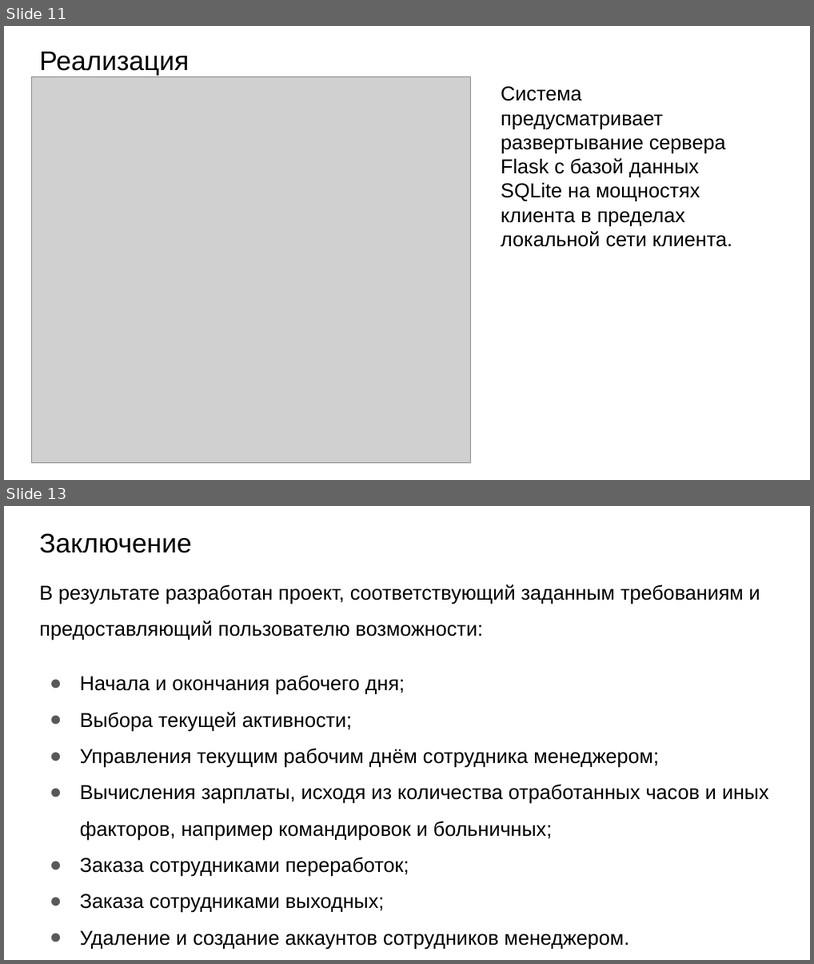
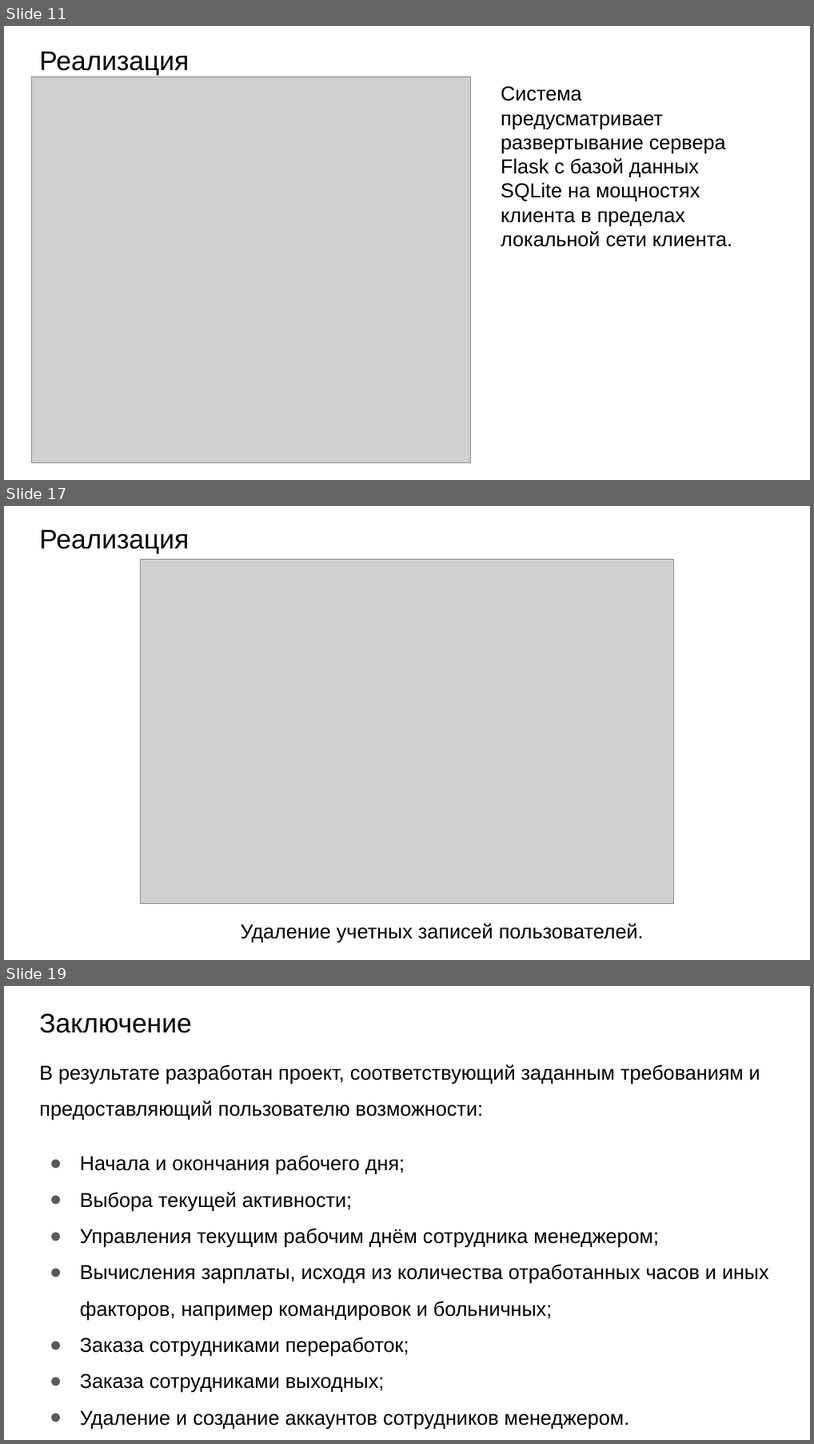
Before and after one commit to NikulinR/ITTimeRecording, a slide deck: Presentation.pptx. Shown one above the other, each under a label of ours: slides 11 and 13 before the commit, slides 11, 17 and 19 after it; the slides between them are not shown. The pictures are 814x964 and 814x1444 pixels, drawn with LibreOffice and Linux fonts; fonts in the diff are those of the drawing; grey boxes stand for pictures. Boxes give left, top, right and bottom in pixels: in the first picture for what was removed or moved away, otherwise in the second. Text is boxed around its words. In the diff, an @@ line names an element or a change of style, - is before the commit and + after.

```diff
--- a/Presentation.pptx
+++ b/Presentation.pptx
@@ slide 17 added at (4,506,810,960), background #FFFFFF @@
@@ title added at (39,530,189,554), 24 pt, text #000000 @@
+Реализация
@@ picture added at (140,560,674,904) @@
@@ text added at (241,923,644,943), 18 pt, text #000000 @@
+Удаление учетных записей пользователей.
@@ what was slide 13 is now slide 19 @@
```
Also in this commit, not shown: 3 slides changed, 6 other slides added, 1 slide removed, 2 other files.
